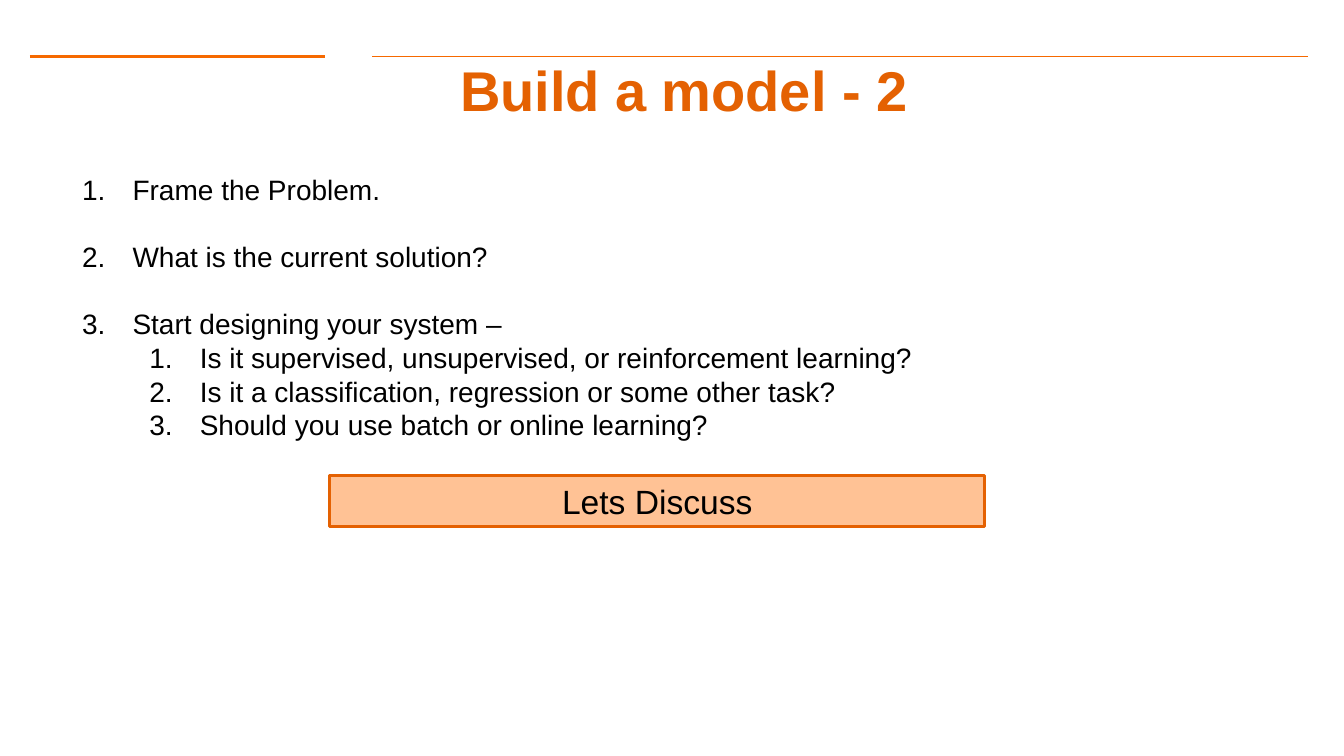
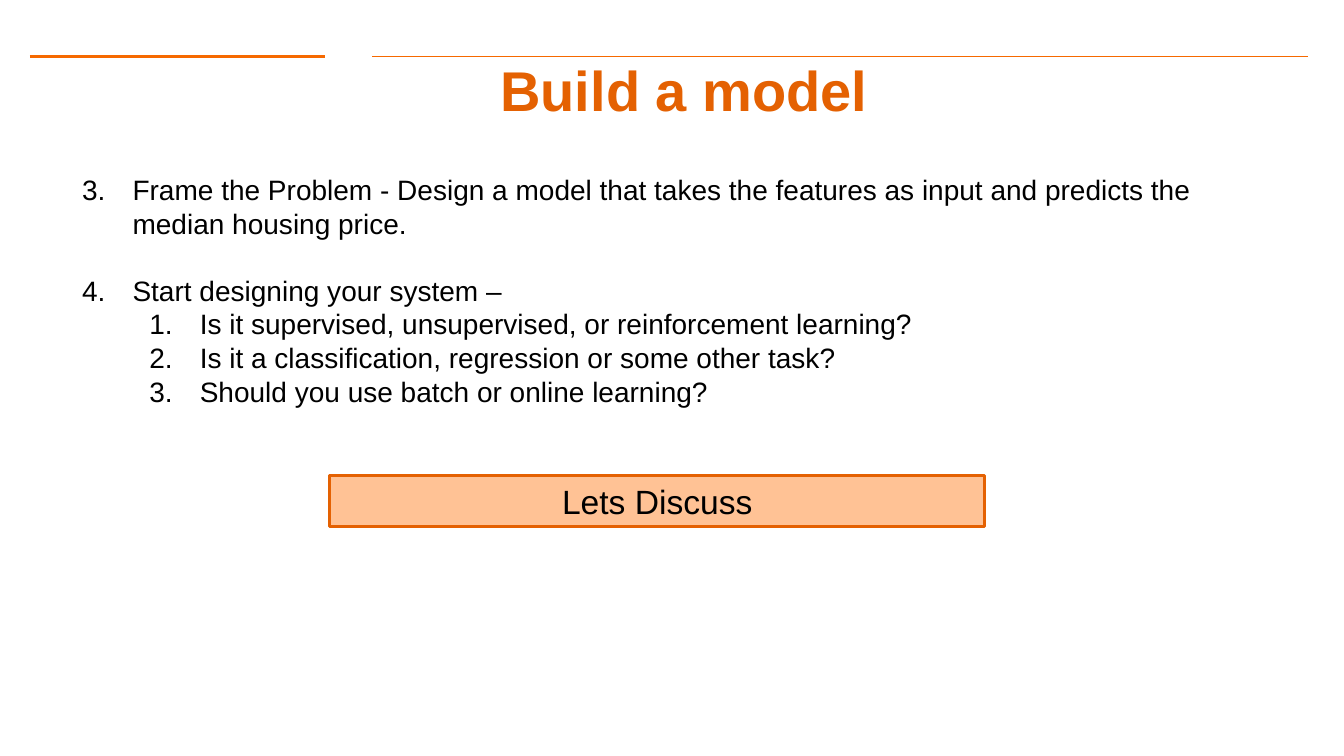
Before and after one commit to gk5951/RIT-DSCI-633-FDS, a slide deck: slide 37 of Syllabus/Lecture02/Lec02.pptx (slide 36 before the commit). Drawn at 1344x756 pixels with LibreOffice and Linux fonts; fonts in the diff are those of the drawing; background and template pictures are left out. Boxes give left, top, right and bottom in pixels: in the first picture for what was removed or moved away, otherwise in the second. Text is boxed around its words. In the diff, an @@ line names an element or a change of style, - is before the commit and + after.

Commit message:
Updated Lec 02, added housing dataset

```diff
--- a/Syllabus/Lecture02/Lec02.pptx
+++ b/Syllabus/Lecture02/Lec02.pptx
@@ title at box(500, 70, 867, 112): text changed @@
-Build a model - 2
+Build a model
@@ text at box(133, 179, 1190, 239): text changed @@
-1. Frame the Problem.
-2. What is the current solution?
+3. Frame the Problem - Design a model that takes the features as input and predicts the median housing price.
```
Also in this commit, not shown: 8 other slides changed, 2 slides added, 2 slides removed, 4 other files.
